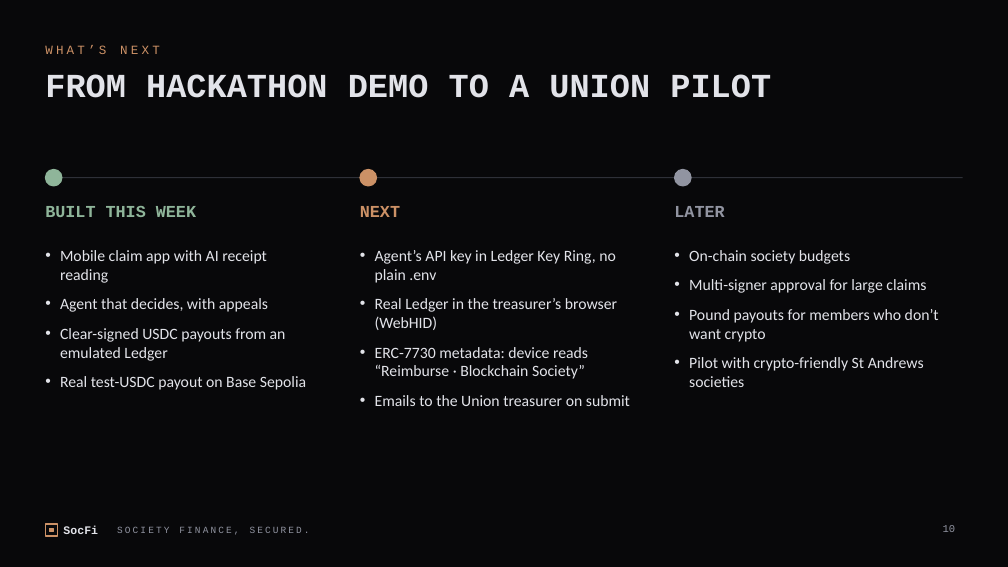
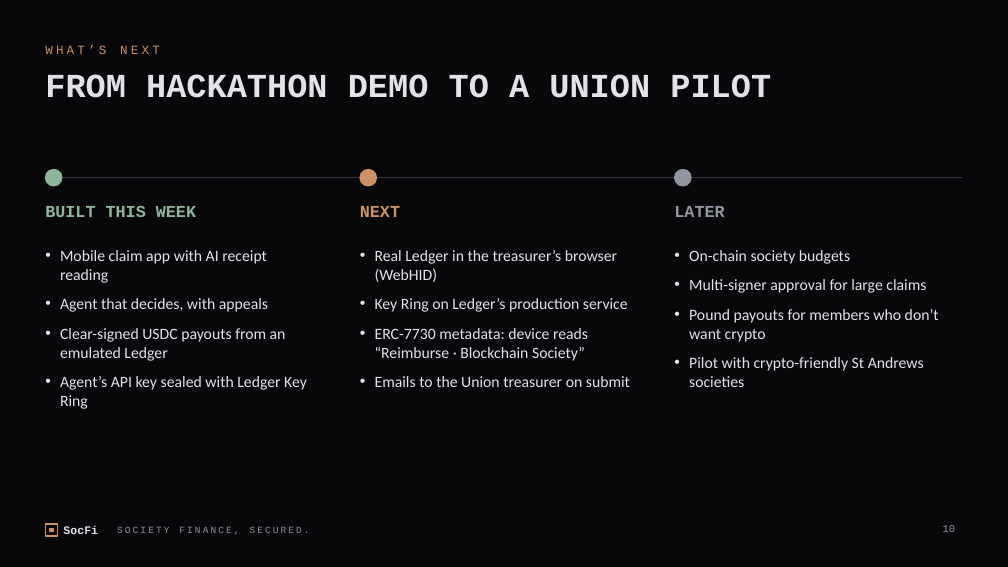
Before and after one commit to tamrachan/soc-fi, a slide deck: slide 10 of pitch/SocFi-pitch.pptx. Drawn at 1008x567 pixels with LibreOffice and Linux fonts; fonts in the diff are those of the drawing. Boxes give left, top, right and bottom in pixels: in the first picture for what was removed or moved away, otherwise in the second. Text is boxed around its words. In the diff, an @@ line names an element or a change of style, - is before the commit and + after.

```diff
--- a/pitch/SocFi-pitch.pptx
+++ b/pitch/SocFi-pitch.pptx
@@ text at (x1=375, y1=250, x2=616, y2=283): paragraph removed @@
-• Agent’s API key in Ledger Key Ring, no plain .env
@@ text at (x1=375, y1=298, x2=628, y2=312): paragraph added @@
+• Key Ring on Ledger’s production service
@@ text at (x1=60, y1=376, x2=307, y2=409): text changed @@
-• Real test-USDC payout on Base Sepolia
+• Agent’s API key sealed with Ledger Key Ring
```
Also in this commit, not shown: 3 other slides changed, 6 slides added, 2 other files.
